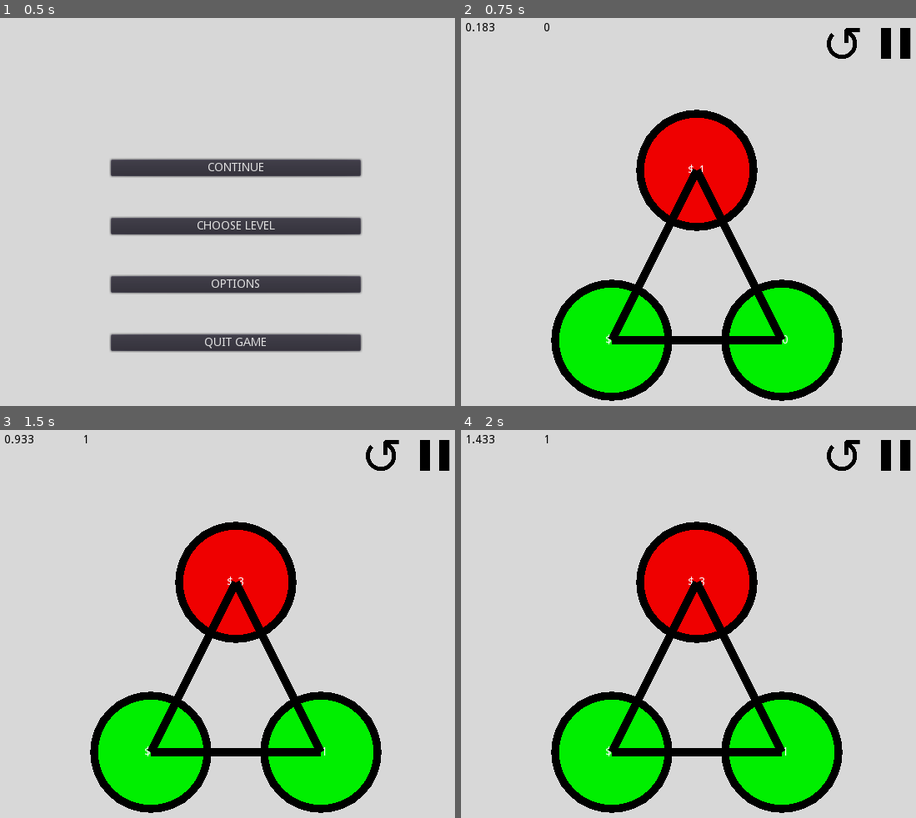
Above: before the commit, frames 1-4 (two rows, left to right).
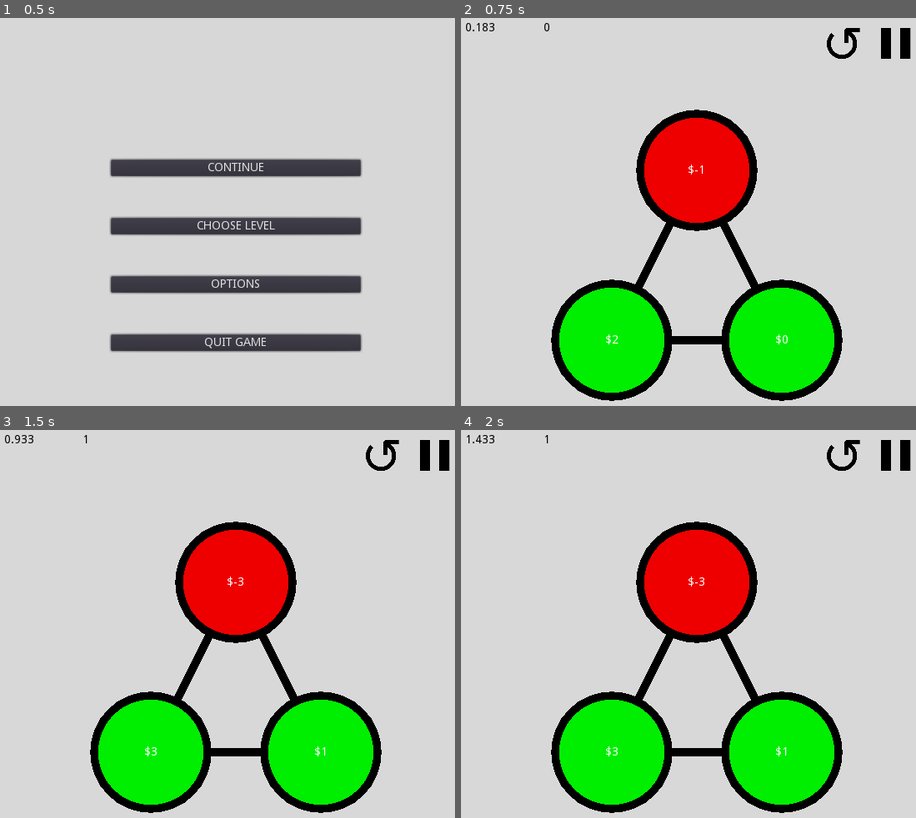
Above: after the commit, the same moments.

Repository: Inglo-Games/dollar-shuffle
Game: Godot game, scene res://scenes/main_menu.tscn
Two runs of this game, one before a commit and one after it. Both use one fixed random seed, a clock stepped at 60 frames per second and the inputs below.
Inputs:
- Up to frame 1 (0.5 s): no input
- Up to frame 2 (0.75 s): click "CONTINUE" at 0.5 s
- Up to frame 3 (1.5 s): click "CONTINUE" at 1.25 s
- Up to frame 4 (2 s): no input

Frame 1 is identical in both runs. In frame 2, 1.4% of the frame differs, in the area x 32-72%, y 38-85%; in frame 3, 1.4%; in frame 4, 1.4%.

Commit message:
Fixing issue where lines are drawn over nodes

Diff:
--- a/scripts/level.gd
+++ b/scripts/level.gd
@@ -91,7 +91,7 @@
 	line.add_point(loc1)
 	line.add_point(loc2)
 	line.default_color = BLACK
-	get_parent().call_deferred("add_child", line)
+	call_deferred("add_child", line)
 
 # Callback to give points to neighbors
 func node_give_points(node):
